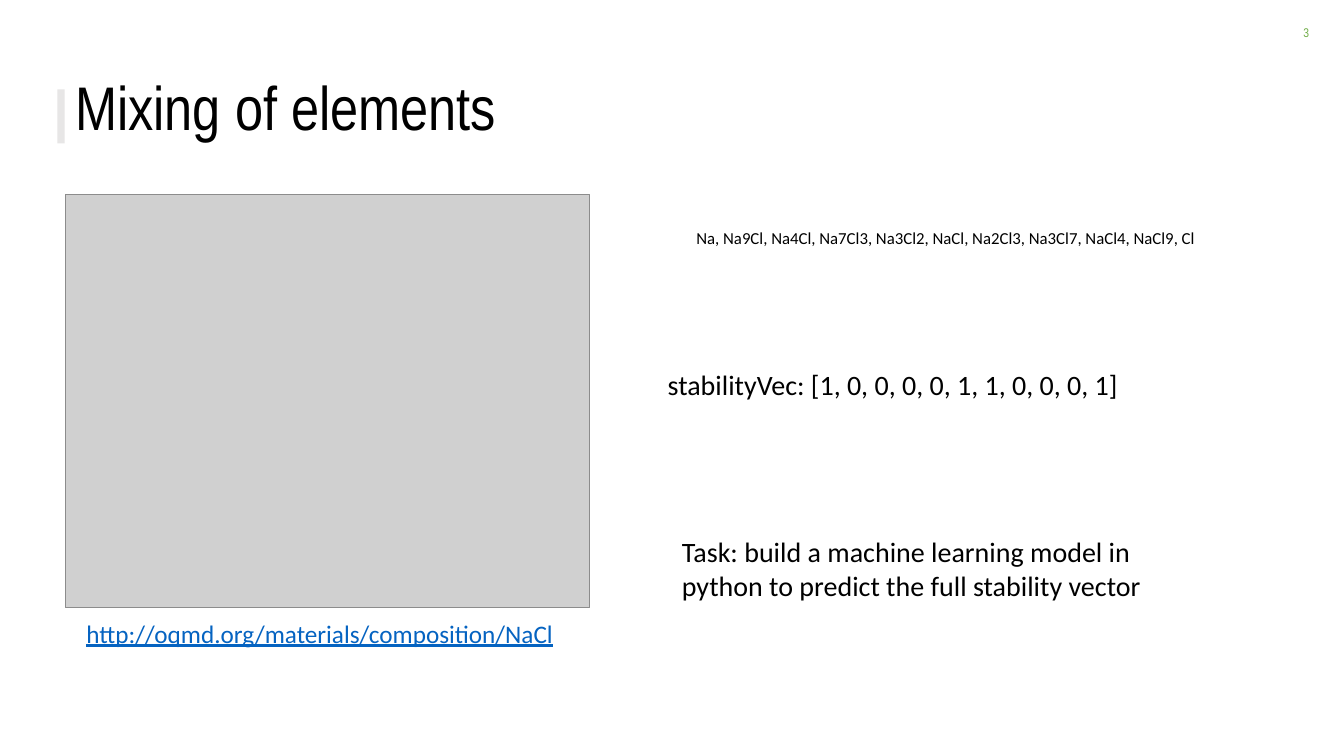
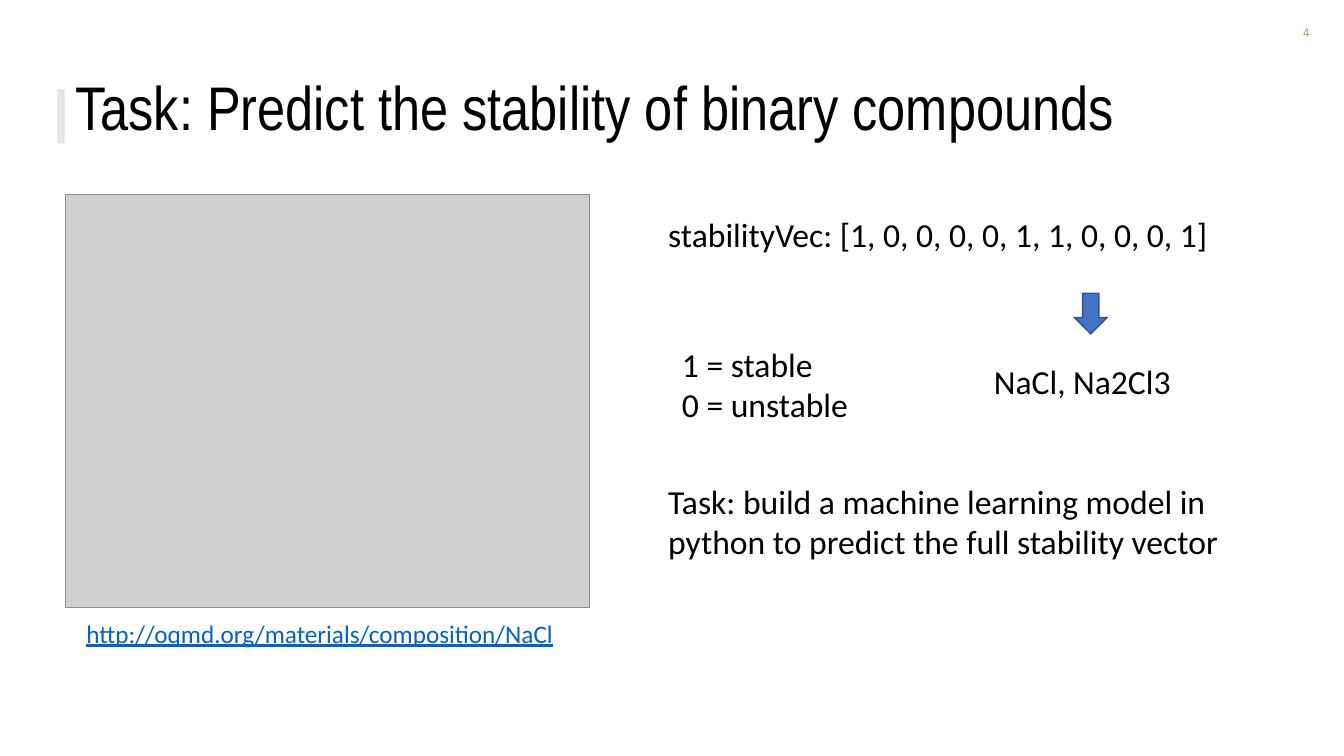
Before and after one commit to ckborg/DSE_challenge, a slide deck: slide 4 of DSE_challenge_slides.pptx (slide 3 before the commit). Drawn at 1344x756 pixels with LibreOffice and Linux fonts; fonts in the diff are those of the drawing; grey boxes stand for pictures; background and template pictures are left out. Boxes give left, top, right and bottom in pixels: in the first picture for what was removed or moved away, otherwise in the second. Text is boxed around its words. In the diff, an @@ line names an element or a change of style, - is before the commit and + after.

```diff
--- a/DSE_challenge_slides.pptx
+++ b/DSE_challenge_slides.pptx
@@ page number at [1303, 28, 1309, 37]: text changed @@
-3
+4
@@ title at [75, 85, 1114, 142]: text changed @@
-Mixing of elements
+Task: Predict the stability of binary compounds
@@ text "stabilityVec: [1, 0, 0, 0, ..." at [668, 222, 1207, 253]: size 20 to 24 pt @@
@@ text "stabilityVec: [1, 0, 0, 0, ...": place and size @@
-text "stabilityVec: [1, 0, 0, 0, ..." at [668, 374, 1118, 400]
+text "stabilityVec: [1, 0, 0, 0, ..." at [668, 222, 1207, 253]
@@ down arrow added at [1075, 293, 1107, 334], fill #4472C4, outline #325491 1 pt @@
@@ text added at [682, 353, 848, 418], 24 pt, text #000000 @@
+1 = stable
+0 = unstable
@@ text at [994, 370, 1170, 398]: text changed; size 12 to 24 pt @@
-Na, Na9Cl, Na4Cl, Na7Cl3, Na3Cl2, NaCl, Na2Cl3, Na3Cl7, NaCl4, NaCl9, Cl
+NaCl, Na2Cl3
@@ text "Task: build a machine learning ...": place and size @@
-text "Task: build a machine learning ..." at [682, 542, 1141, 601]
+text "Task: build a machine learning ..." at [668, 490, 1218, 560]
@@ text "Task: build a machine learning ..." at [668, 490, 1218, 560]: size 20 to 24 pt @@
```
Also in this commit, not shown: 2 other slides changed, 6 slides added.
